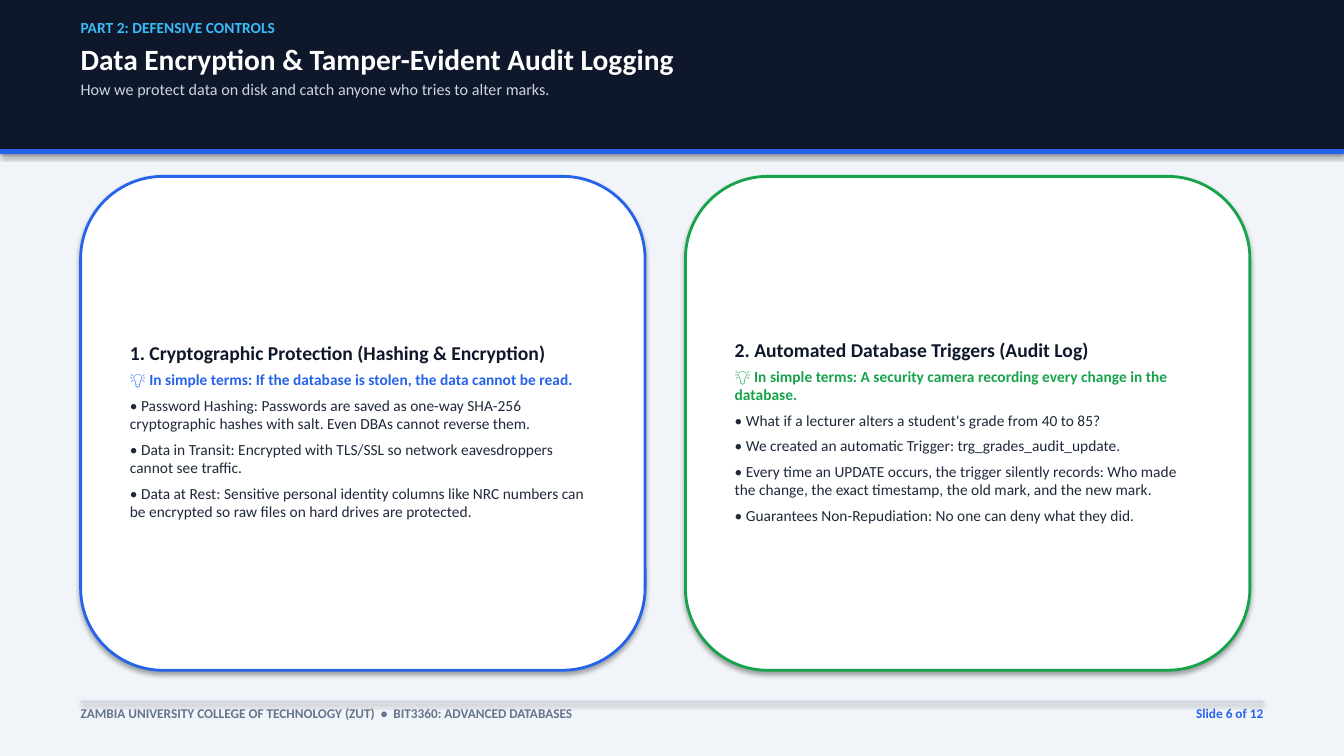
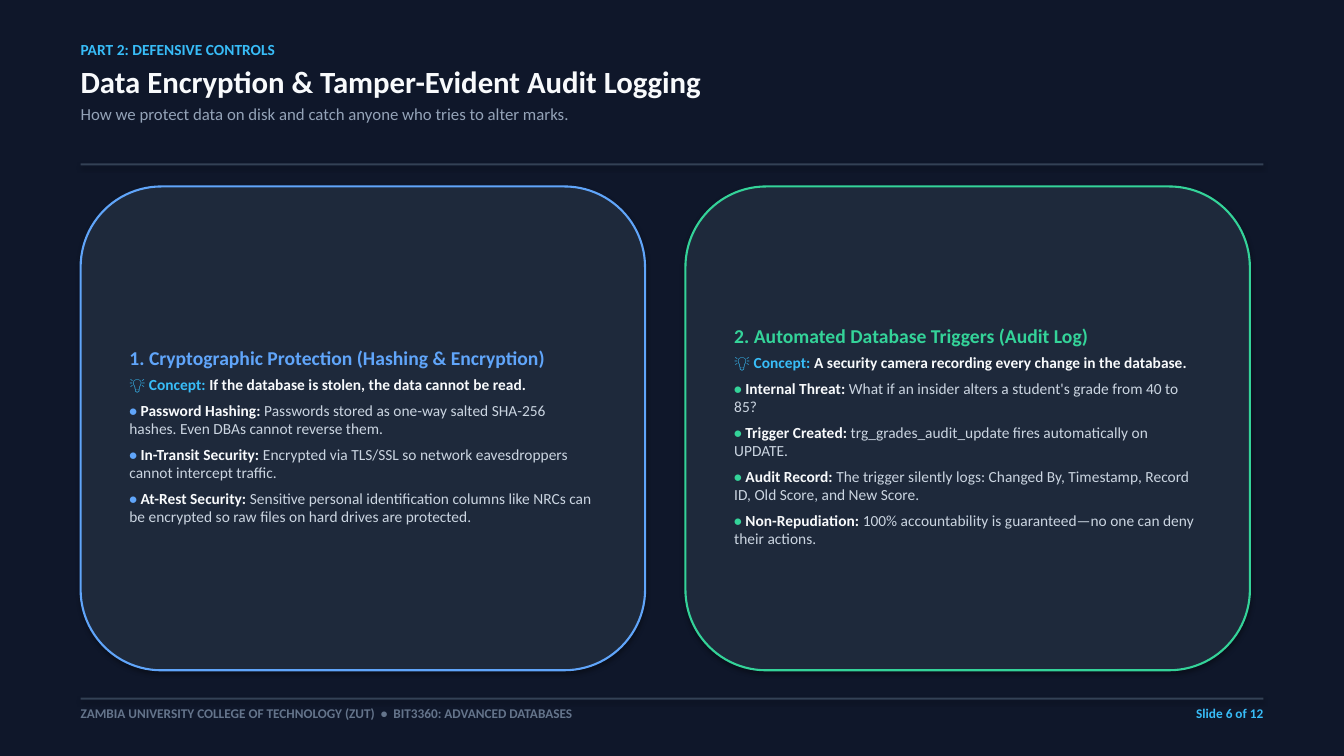
Before and after one commit to comfortpenyengwe-afk/ADA-assignment-for-the-ohns, a slide deck: slide 6 of BIT3360_Database_Security_Presentation.pptx. Drawn at 1344x756 pixels with LibreOffice and Linux fonts; fonts in the diff are those of the drawing. Boxes give left, top, right and bottom in pixels: in the first picture for what was removed or moved away, otherwise in the second. Text is boxed around its words. In the diff, an @@ line names an element or a change of style, - is before the commit and + after.

Commit message:
Apply dark cybersecurity theme to presentation deck and HTML matching Windows Security styling

```diff
--- a/BIT3360_Database_Security_Presentation.pptx
+++ b/BIT3360_Database_Security_Presentation.pptx
@@ rectangle at (x1=0, y1=0, x2=1344, y2=756): fill #F1F5F9 to #0F172A @@
@@ rectangle removed at (x1=0, y1=0, x2=1344, y2=149) @@
@@ text "PART 2: DEFENSIVE CONTROLS" moved from (x1=81, y1=23, x2=674, y2=98) to (x1=81, y1=45, x2=701, y2=123) @@
@@ text at (x1=81, y1=71, x2=701, y2=123): size 21 to 22 pt, text colour #FFFFFF to #F8FAFC in "Data Encryption & Tamper-Evident Audit Logging"; size 11.5 to 12 pt, text colour #CBD5E1 to #94A3B8 in "How we protect data on disk and ..."; more space between paragraphs @@
@@ rectangle resized from (x1=0, y1=149, x2=1344, y2=154) to (x1=81, y1=163, x2=1263, y2=165) @@
@@ rectangle at (x1=81, y1=163, x2=1263, y2=165): fill #2563EB to #334155 @@
@@ rounded rectangle "1. Cryptographic Protection (Hashing & ..." resized from (x1=81, y1=176, x2=645, y2=670) to (x1=81, y1=187, x2=645, y2=670) @@
@@ rounded rectangle "1. Cryptographic Protection (Hashing & ..." at (x1=81, y1=187, x2=645, y2=670): fill #FFFFFF to #1E293B; outline #2563EB 2 pt to #60A5FA 1.5 pt @@
@@ rounded rectangle "2. Automated Database Triggers (Audit ..." resized from (x1=686, y1=176, x2=1250, y2=670) to (x1=686, y1=187, x2=1250, y2=670) @@
@@ rounded rectangle "2. Automated Database Triggers (Audit ..." at (x1=686, y1=187, x2=1250, y2=670): fill #FFFFFF to #1E293B; outline #16A34A 2 pt to #34D399 1.5 pt @@
@@ text in rounded rectangle at (x1=734, y1=328, x2=1088, y2=347): text colour #0F172A to #34D399 in "2. Automated Database Triggers (Audit Log)" @@
@@ text in rounded rectangle at (x1=129, y1=350, x2=545, y2=369): text colour #0F172A to #60A5FA in "1. Cryptographic Protection (Hashing & Encryption)" @@
@@ text in rounded rectangle at (x1=734, y1=357, x2=1194, y2=544): text changed; text colour #1E293B to #CBD5E1 @@
-💡 In simple terms: A security camera recording every change in the database.
-• What if a lecturer alters a student's grade from 40 to 85?
-• We created an automatic Trigger: trg_grades_audit_update.
-• Every time an UPDATE occurs, the trigger silently records: Who made the change, the exact timestamp, the old mark, and the new mark.
-• Guarantees Non-Repudiation: No one can deny what they did.
+💡 Concept: A security camera recording every change in the database.
+• Internal Threat: What if an insider alters a student's grade from 40 to 85?
+• Trigger Created: trg_grades_audit_update fires automatically on UPDATE.
+• Audit Record: The trigger silently logs: Changed By, Timestamp, Record ID, Old Score, and New Score.
+• Non-Repudiation: 100% accountability is guaranteed—no one can deny their actions.
@@ text in rounded rectangle at (x1=129, y1=379, x2=591, y2=525): text changed; text colour #1E293B to #CBD5E1 @@
-💡 In simple terms: If the database is stolen, the data cannot be read.
-• Password Hashing: Passwords are saved as one-way SHA-256 cryptographic hashes with salt. Even DBAs cannot reverse them.
-• Data in Transit: Encrypted with TLS/SSL so network eavesdroppers cannot see traffic.
-• Data at Rest: Sensitive personal identity columns like NRC numbers can be encrypted so raw files on hard drives are protected.
+💡 Concept: If the database is stolen, the data cannot be read.
+• Password Hashing: Passwords stored as one-way salted SHA-256 hashes. Even DBAs cannot reverse them.
+• In-Transit Security: Encrypted via TLS/SSL so network eavesdroppers cannot intercept traffic.
+• At-Rest Security: Sensitive personal identification columns like NRCs can be encrypted so raw files on hard drives are protected.
@@ rectangle at (x1=81, y1=698, x2=1263, y2=700): fill #CBD5E1 to #334155 @@
@@ text "Slide 6 of 12" at (x1=1196, y1=708, x2=1263, y2=718): text colour #2563EB to #38BDF8 @@
```
Also in this commit, not shown: 11 other slides changed, 7 other files.
